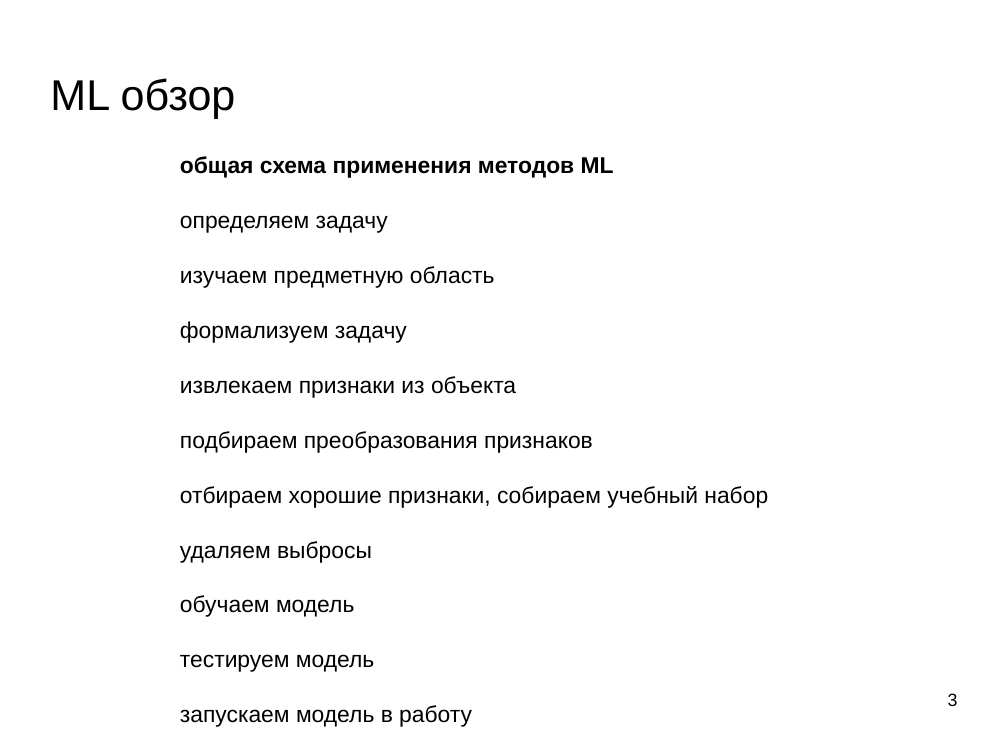
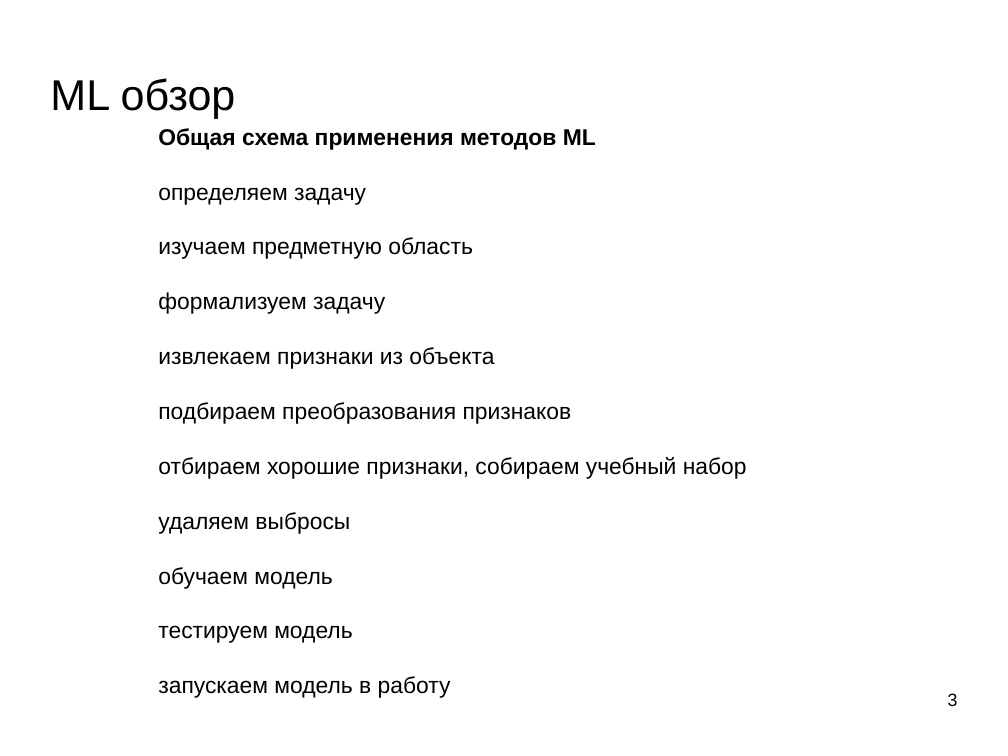
Before and after one commit to mechanoid5/ml_lectorium_legacy, a slide deck: slide 3 of 15-conclusion.odp. Drawn at 1008x756 pixels with LibreOffice and Linux fonts; fonts in the diff are those of the drawing; background and template pictures are left out. Boxes give left, top, right and bottom in pixels: in the first picture for what was removed or moved away, otherwise in the second. Text is boxed around its words. In the diff, an @@ line names an element or a change of style, - is before the commit and + after.

```diff
--- a/15-conclusion.odp
+++ b/15-conclusion.odp
@@ text at (x1=158, y1=128, x2=596, y2=150): text changed @@
-общая схема применения методов ML
+Общая схема применения методов ML
@@ text "Общая схема применения методов ML" moved from (x1=180, y1=156, x2=768, y2=727) to (x1=158, y1=128, x2=747, y2=698) @@
```
Also in this commit, not shown: 7 other slides changed.
